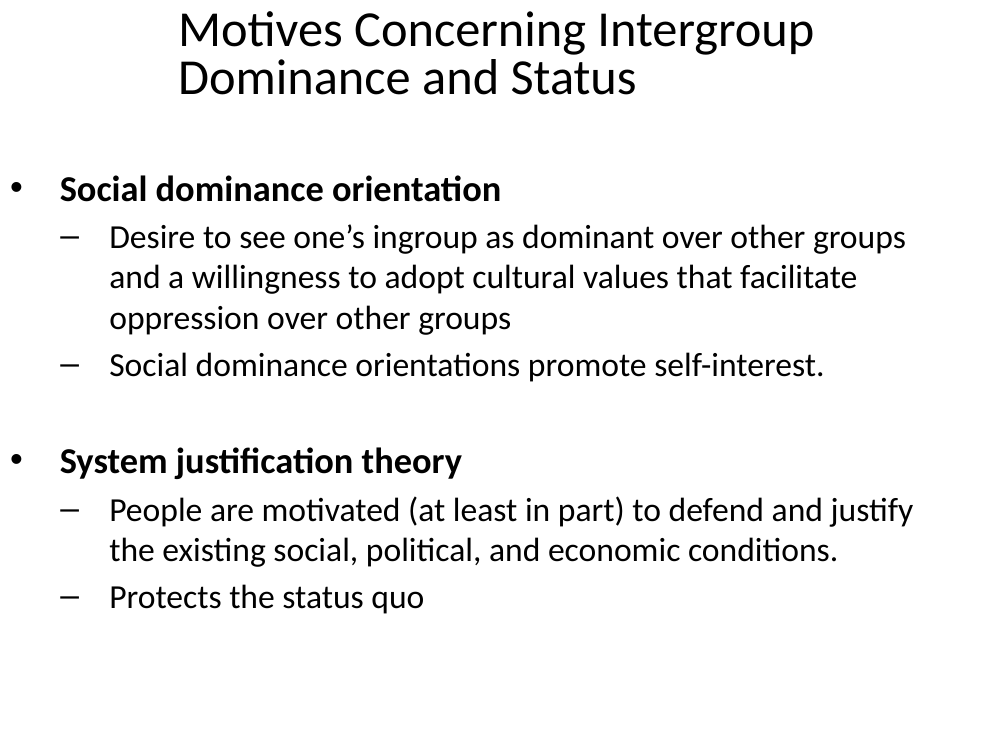
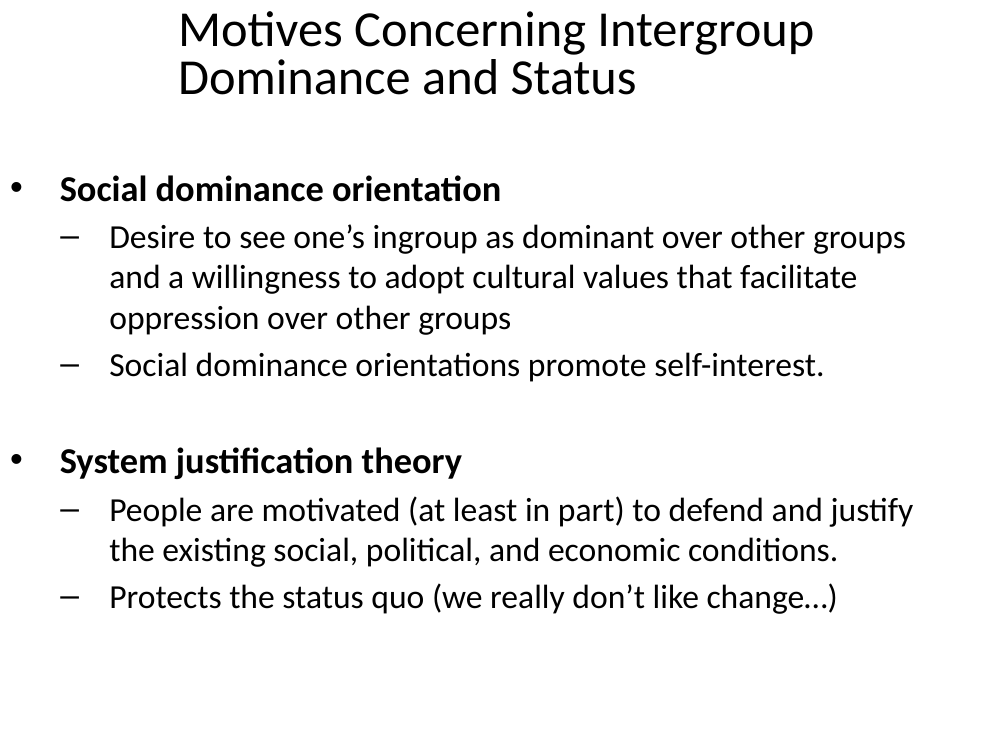
Before and after one commit to npm27/Teaching-Materials, a slide deck: slide 33 of Social Psych/Slides/6 Prejudice and Stereotypes.pptx (slide 35 before the commit). Drawn at 1008x756 pixels with LibreOffice and Linux fonts; fonts in the diff are those of the drawing. Boxes give left, top, right and bottom in pixels: in the first picture for what was removed or moved away, otherwise in the second. Text is boxed around its words. In the diff, an @@ line names an element or a change of style, - is before the commit and + after.

```diff
--- a/Social Psych/Slides/6 Prejudice and Stereotypes.pptx
+++ b/Social Psych/Slides/6 Prejudice and Stereotypes.pptx
@@ text at (109,583,838,614): text changed @@
-  – Protects the status quo
+  – Protects the status quo (we really don’t like change…)
```
Also in this commit, not shown: 25 other slides changed, 6 slides added, 12 slides removed, 2 other files.
